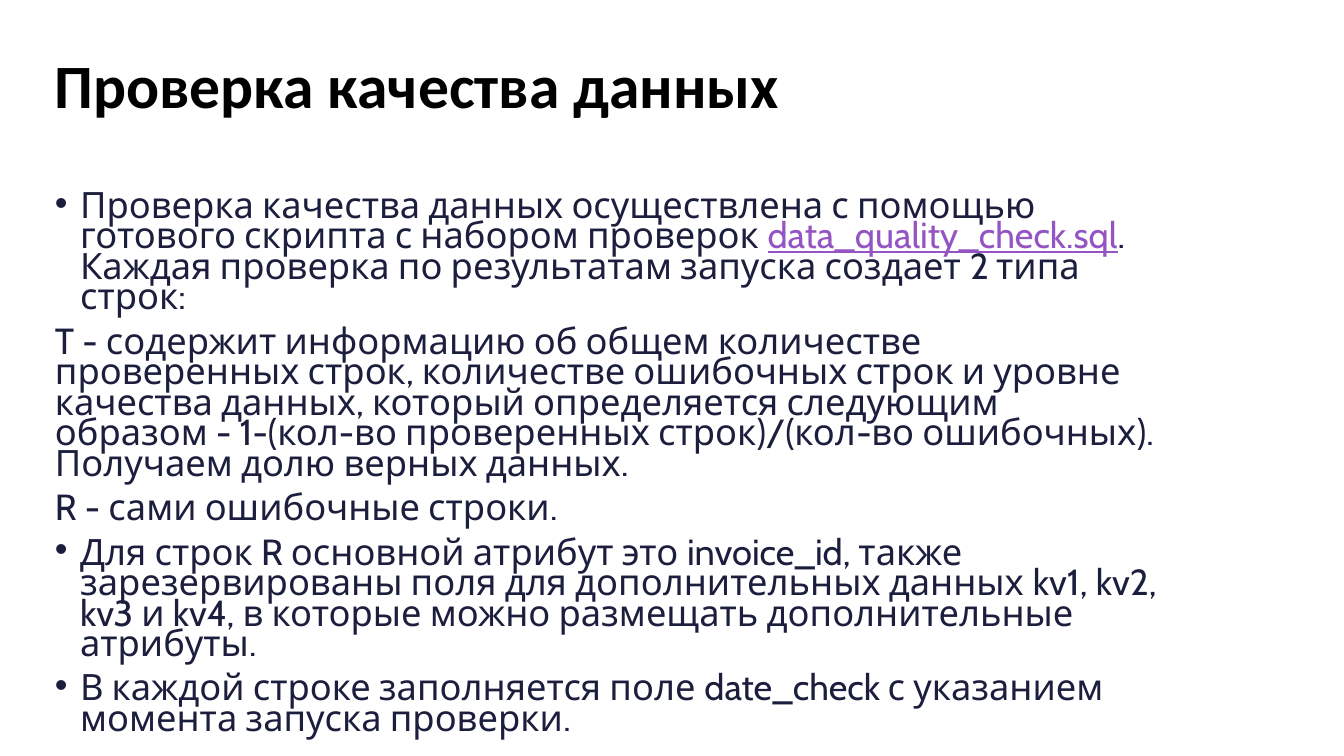
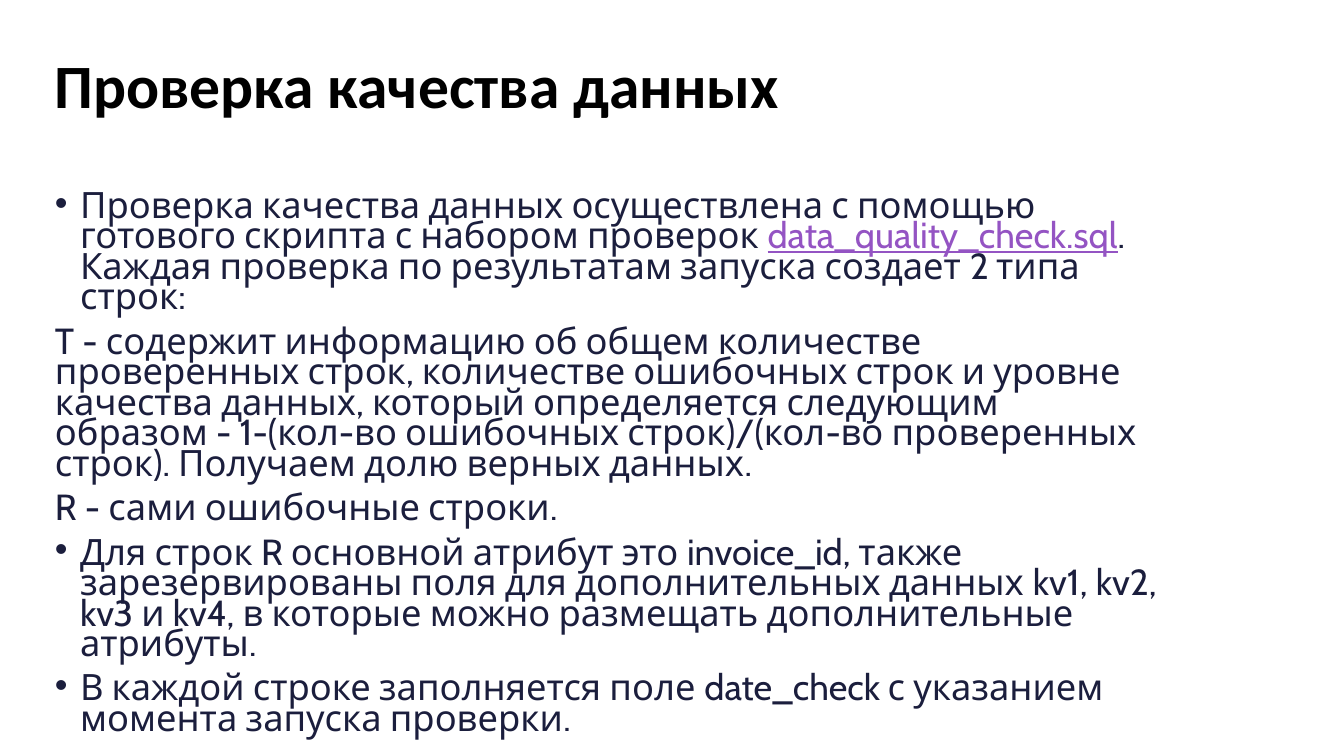
Before and after one commit to alexrudskih/Final_work_de, a slide deck: slide 8 of Presentation.pptx. Drawn at 1344x756 pixels with LibreOffice and Linux fonts; fonts in the diff are those of the drawing; background and template pictures are left out. Boxes give left, top, right and bottom in pixels: in the first picture for what was removed or moved away, otherwise in the second. Text is boxed around its words. In the diff, an @@ line names an element or a change of style, - is before the commit and + after.

Commit message:
edit presentation

```diff
--- a/Presentation.pptx
+++ b/Presentation.pptx
@@ text at bbox=[55, 326, 1137, 485]: text changed @@
-T - содержит информацию об общем количестве проверенных строк, количестве ошибочных строк и уровне качества данных, который определяется следующим образом - 1-(кол-во проверенных строк)/(кол-во ошибочных). Получаем долю верных данных.
+T - содержит информацию об общем количестве проверенных строк, количестве ошибочных строк и уровне качества данных, который определяется следующим образом - 1-(кол-во ошибочных строк)/(кол-во проверенных строк). Получаем долю верных данных.
```
Also in this commit, not shown: 1 other file.
